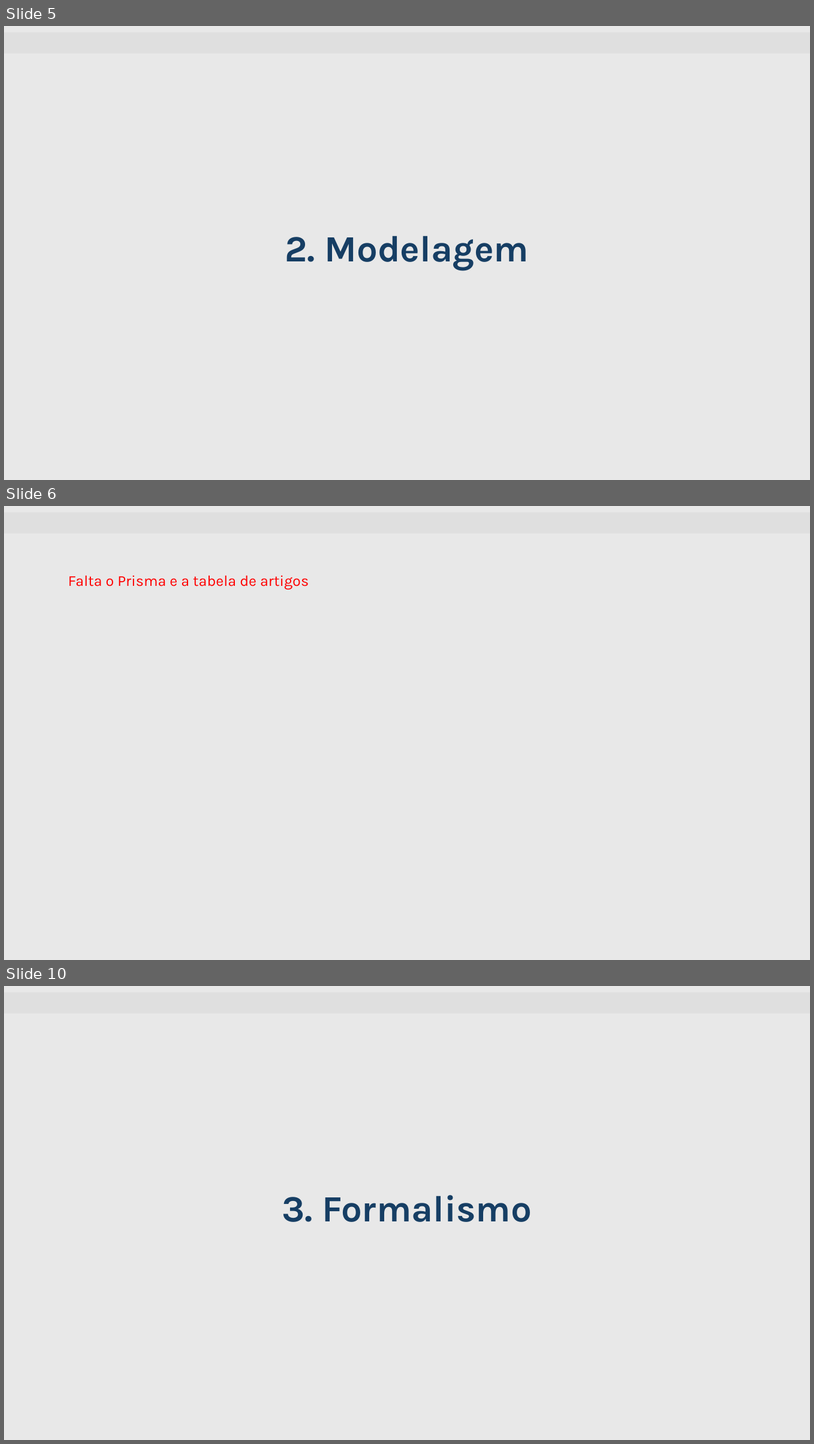
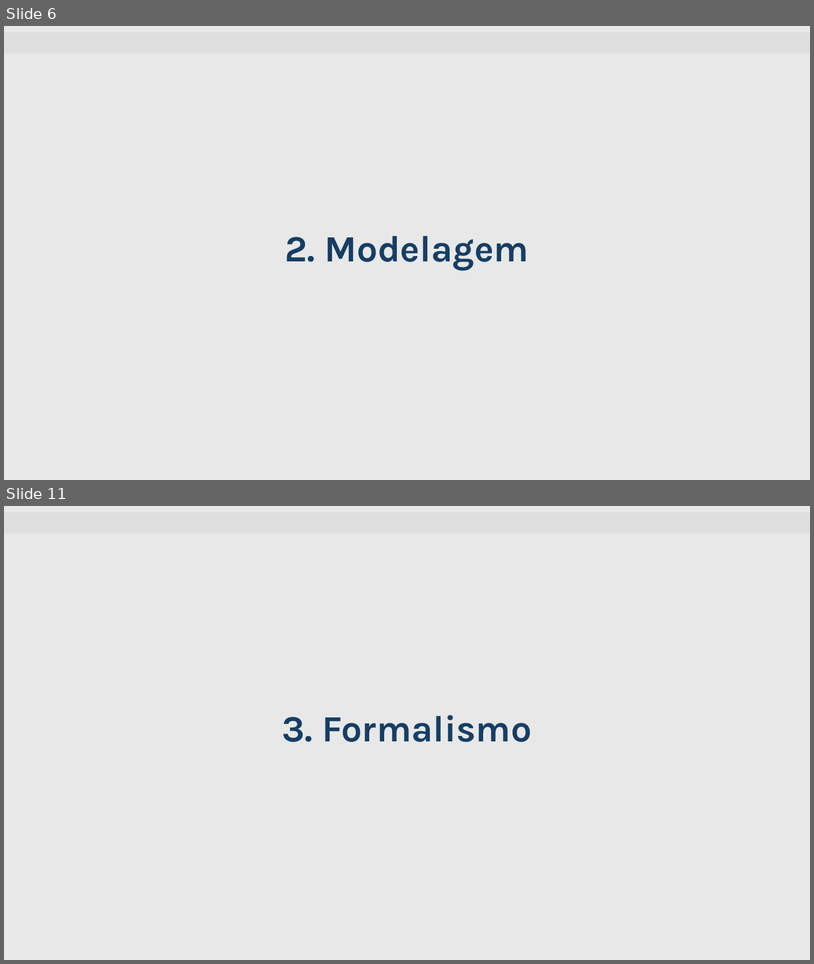
Before and after one commit to mattedi/Simulacao-2026, a slide deck: PedroR_MarlonM_LeonardoD/Template_Seminario_ Pedro_Marlon_Leonardo_Revisado_1.pptx. Shown one above the other, each under a label of ours: slides 5, 6 and 10 before the commit, slides 6 and 11 after it; the slides between them are not shown. The pictures are 814x1444 and 814x964 pixels, drawn with LibreOffice and Linux fonts; fonts in the diff are those of the drawing; background and template pictures are left out. Boxes give left, top, right and bottom in pixels: in the first picture for what was removed or moved away, otherwise in the second. Text is boxed around its words. In the diff, an @@ line names an element or a change of style, - is before the commit and + after.

```diff
--- a/PedroR_MarlonM_LeonardoD/Template_Seminario_ Pedro_Marlon_Leonardo_Revisado_1.pptx
+++ b/PedroR_MarlonM_LeonardoD/Template_Seminario_ Pedro_Marlon_Leonardo_Revisado_1.pptx
@@ slide 6 removed at (4, 506, 810, 960), background #E8E8E8; not listed: 1 template element that a slide beside it also shows @@
@@ text removed at (68, 575, 309, 589) @@
-Falta o Prisma e a tabela de artigos
@@ what was slide 5 is now slide 6 @@
@@ what was slide 10 is now slide 11 @@
```
Also in this commit, not shown: 5 slides added, 3 other slides removed.
